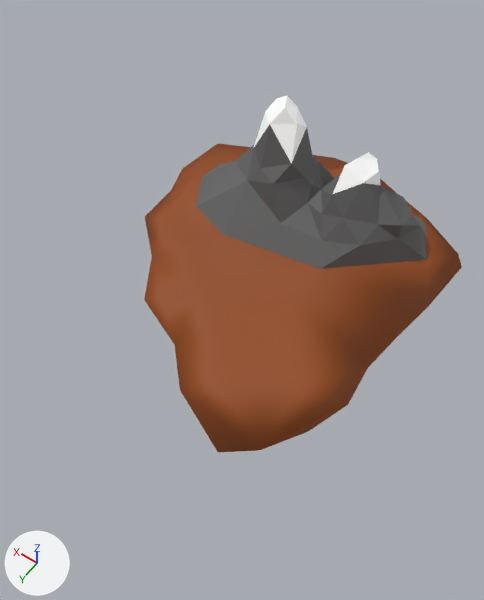
The OBJ model assets/islands/island_main.obj, before and after one commit.
Camera for both pictures: a 50 mm camera at (-47.9, 73.1, 95.0) aimed at (-6.6, 15.2, 4.0). The lights are fixed; the arrows at lower left show +X, +Y and +Z. Where no turn or scale is listed for an object, it has been applied to the vertices.
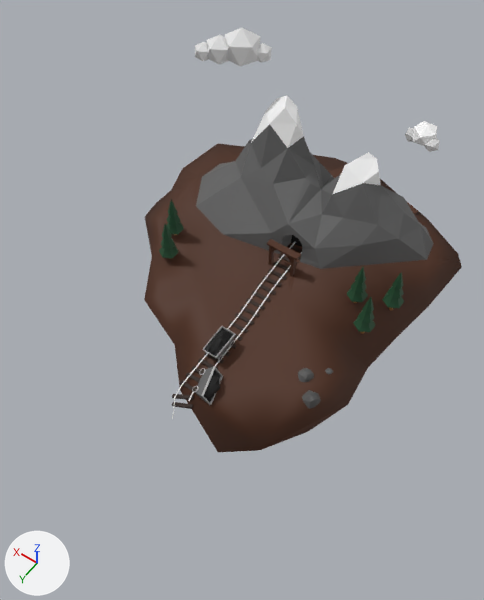
Commit message: main island update

Where the change shows, as pixel boxes [x1, y1, x2, y2] in the pictures (484 x 600 px):
'Icosphere', recoloured, reshaped
    both: [144, 95, 462, 452]
'Icosphere.001', added
    after: [195, 28, 272, 66]
'Icosphere.002', added
    after: [405, 121, 440, 152]
'Cylinder_Cylinder_Leaves.002', added (green)
    after: [353, 297, 376, 332]
'Cylinder_Cylinder_Leaves', added (green)
    after: [382, 272, 404, 308]
'Cylinder_Cylinder_Leaves.001', added (green)
    after: [346, 267, 368, 302]
'Cylinder_Cylinder_Leaves.004', added
    after: [159, 223, 179, 258]
'Cylinder_Cylinder_Leaves.003', added
    after: [166, 199, 184, 234]
'Cube.002', added
    after: [302, 390, 321, 409]
'Cube', added
    after: [298, 368, 314, 382]
part 1 of me_icosphere, built on
    before: [145, 107, 458, 269]
    after: [145, 108, 458, 419]

The change, as a diff of the scene's bpy script:
```diff
--- a/assets/islands/island_main.obj.py
+++ b/assets/islands/island_main.obj.py
@@ mat_dirt_upper @@
 mat_dirt_upper = principled_material('Dirt_Upper')
-mat_dirt_upper.base_color = (0.293, 0.0658, 0.00642)  # brown #934913
+mat_dirt_upper.base_color = (0.0723, 0.0212, 0.00651)  # brown #4c2813
 mat_dirt_upper.roughness = 0.693
@@ mat_snow @@
 mat_snow.roughness = 0.693
-mat_snow.emission_color = (0.1, 0.1, 0.1)  # dark grey #595959
 mat_snow.emission_strength = 1.0
@@ me_icosphere @@
-me_icosphere.from_pydata(...)  # 192 vertices, 379 faces; spans x -33.7..25.6, y -30.7..37.2, z -27.6..23.5
+me_icosphere.from_pydata(...)  # 923 vertices, 1502 faces; spans x -33.7..25.6, y -30.7..68.4, z -27.6..23.5
+# me_icosphere part 1: 12 vertices moved from x -25.1..23.6, y -20.0..2.1, z -0.2..18.8 to x -26.8..24.1, y -19.5..2.1, z -0.2..18.8; 11 vertices removed from x -23.0..-1.9, y -25.0..-4.0, z 0.3..4.1; 738 vertices added at x -23.5..-1.9, y -23.2..36.3, z -5.9..6.4
 me_icosphere.materials.append(mat_dirt_upper)
@@ me_icosphere @@
 me_icosphere.materials.append(mat_rock_upper)
+me_icosphere.materials.append(mat_black)  # black #000000
+me_icosphere.materials.append(mat_wood)  # brown #2c1b12
+me_icosphere.materials.append(mat_metal)  # grey #afafaf
@@ ob_icosphere_002 @@
+ob_icosphere_002 = bpy.data.objects.new('Icosphere.002', me_icosphere_002)  # 36 vertices, 60 faces; spans x -22.33..-15.77, y -23.28..-19.05, z 19.25..23.77; in mat_material_001 (light grey #d1d1d1), mat_material_003 (white #e7e7e7), mat_material_002 (white #ffffff)
+ob_icosphere_002.location = (0.0, 0.0, 0.0)
@@ ob_icosphere_001 @@
+ob_icosphere_001 = bpy.data.objects.new('Icosphere.001', me_icosphere_001)  # an icosphere of 20 faces spanning x 15.33..20.3, y -14.83..-9.77, z 26.0..31.68; an icosphere of 20 faces spanning x 11.23..17.69, y -17.54..-10.97, z 25.86..33.24; an icosphere of 20 faces spanning x 18.67..21.96, y -12.52..-9.17, z 26.43..30.19; an icosphere of 20 faces spanning x 9.72..13.01, y -17.73..-14.38, z 26.76..30.52; in mat_fluffystuff (white #e7e7e7)
+ob_icosphere_001.location = (0.0, 0.0, 0.0)
@@ ob_cylinder_cylinder_leaves_004 @@
+ob_cylinder_cylinder_leaves_004 = bpy.data.objects.new('Cylinder_Cylinder_Leaves.004', me_cylinder_cylinder_leaves_004)  # 41 vertices, 72 faces; spans x 11.26..14.59, y 9.72..13.56, z 0.42..8.24; in mat_leaves (dark green #174729)
+ob_cylinder_cylinder_leaves_004.location = (0.0, 0.0, 0.0)
@@ ob_cylinder_cylinder_leaves_003 @@
+ob_cylinder_cylinder_leaves_003 = bpy.data.objects.new('Cylinder_Cylinder_Leaves.003', me_cylinder_cylinder_leaves_003)  # 41 vertices, 72 faces; spans x 13.69..17.01, y 4.93..8.78, z 1.27..9.09; in mat_leaves (dark green #174729)
+ob_cylinder_cylinder_leaves_003.location = (0.0, 0.0, 0.0)
@@ ob_cylinder_cylinder_leaves_002 @@
+ob_cylinder_cylinder_leaves_002 = bpy.data.objects.new('Cylinder_Cylinder_Leaves.002', me_cylinder_cylinder_leaves_002)  # 41 vertices, 72 faces; spans x -27.36..-24.03, y 4.08..7.93, z 1.72..9.54; in mat_leaves (dark green #174729)
+ob_cylinder_cylinder_leaves_002.location = (0.0, 0.0, 0.0)
@@ ob_cylinder_cylinder_leaves_001 @@
+ob_cylinder_cylinder_leaves_001 = bpy.data.objects.new('Cylinder_Cylinder_Leaves.001', me_cylinder_cylinder_leaves_001)  # 41 vertices, 72 faces; spans x -23.28..-19.95, y -0.5..3.35, z 2.13..9.95; in mat_leaves (dark green #174729)
+ob_cylinder_cylinder_leaves_001.location = (0.0, 0.0, 0.0)
@@ ob_cylinder_cylinder_leaves @@
+ob_cylinder_cylinder_leaves = bpy.data.objects.new('Cylinder_Cylinder_Leaves', me_cylinder_cylinder_leaves)  # 41 vertices, 72 faces; spans x -29.19..-25.86, y -2.57..1.27, z 2.72..10.54; in mat_leaves (dark green #174729)
+ob_cylinder_cylinder_leaves.location = (0.0, 0.0, 0.0)
@@ ob_cube_002 @@
+ob_cube_002 = bpy.data.objects.new('Cube.002', me_cube_002)  # 26 vertices, 48 faces; spans x -26.6..-23.54, y 19.84..23.05, z -3.74..-0.54; in mat_rock_lower_001 (dark grey #575757)
+ob_cube_002.location = (0.0, 0.0, 0.0)
@@ ob_cube @@
+ob_cube = bpy.data.objects.new('Cube', me_cube)  # 26 vertices, 48 faces; spans x -23.36..-20.78, y 17.2..19.92, z -3.11..-0.41; in mat_rock_lower_001 (dark grey #575757)
+ob_cube.location = (0.0, 0.0, 0.0)
```
